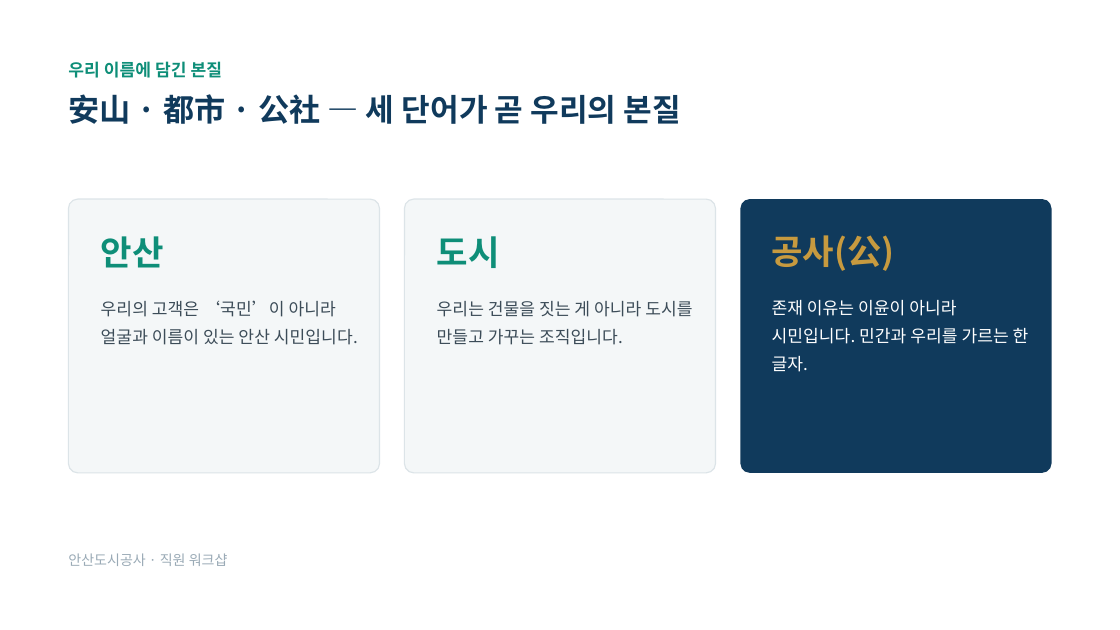
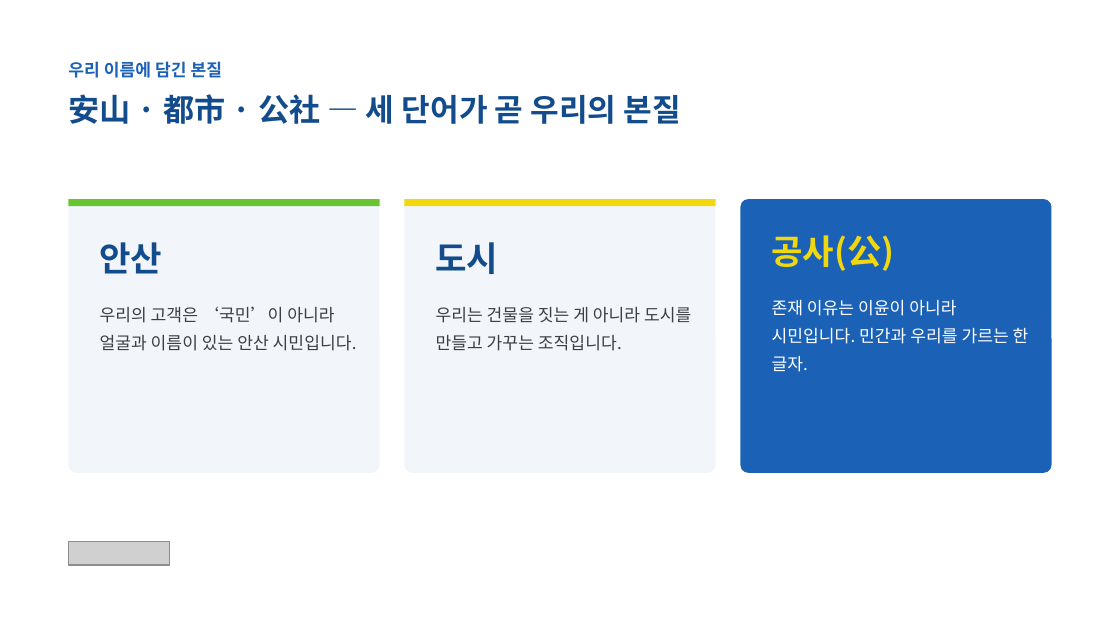
Before and after one commit to lbs6368-arch/my-project, a slide deck: slide 4 of 안산도시공사_직원워크샵_사장특강_발표자료_20261024.pptx. Drawn at 1120x630 pixels with LibreOffice and Linux fonts; fonts in the diff are those of the drawing; grey boxes stand for pictures. Boxes give left, top, right and bottom in pixels: in the first picture for what was removed or moved away, otherwise in the second. Text is boxed around its words. In the diff, an @@ line names an element or a change of style, - is before the commit and + after.

```diff
--- a/안산도시공사_직원워크샵_사장특강_발표자료_20261024.pptx
+++ b/안산도시공사_직원워크샵_사장특강_발표자료_20261024.pptx
@@ text "우리 이름에 담긴 본질" at box(68, 61, 223, 78): text colour #0E8E78 to #1B62B7 @@
@@ text "安山 · 都市 · 公社 ..." at box(68, 94, 680, 124): text colour #103A5C to #134C8C @@
@@ rounded rectangle at box(68, 199, 380, 473): fill #F4F7F8 to #F2F6FB; outline #DCE4E8 0.75 pt to none; proportions changed @@
@@ line added from (68, 203) to (380, 203), #66C530 4.5 pt @@
@@ rounded rectangle at box(404, 199, 716, 473): fill #F4F7F8 to #F2F6FB; outline #DCE4E8 0.75 pt to none; proportions changed @@
@@ line added from (404, 203) to (716, 203), #F0D70E 4.5 pt @@
@@ rounded rectangle at box(740, 199, 1052, 473): fill #103A5C to #1B62B7; proportions changed @@
@@ text "안산" at box(100, 242, 163, 274): text colour #0E8E78 to #134C8C @@
@@ text "도시" at box(436, 242, 499, 274): text colour #0E8E78 to #134C8C @@
@@ text "공사(公)" at box(772, 235, 895, 271): text colour #C79A3F to #F0D70E @@
@@ text "우리의 고객은 ‘국민’이 아니라 얼굴과 ..." at box(100, 306, 357, 351): text colour #3C4C58 to #3A3F44 @@
@@ text "우리는 건물을 짓는 게 아니라 ..." at box(436, 307, 691, 351): text colour #3C4C58 to #3A3F44 @@
@@ text removed at box(68, 553, 228, 566) @@
-안산도시공사 · 직원 워크샵
@@ picture added at box(68, 542, 169, 566) @@
```
Also in this commit, not shown: 10 other slides changed.
